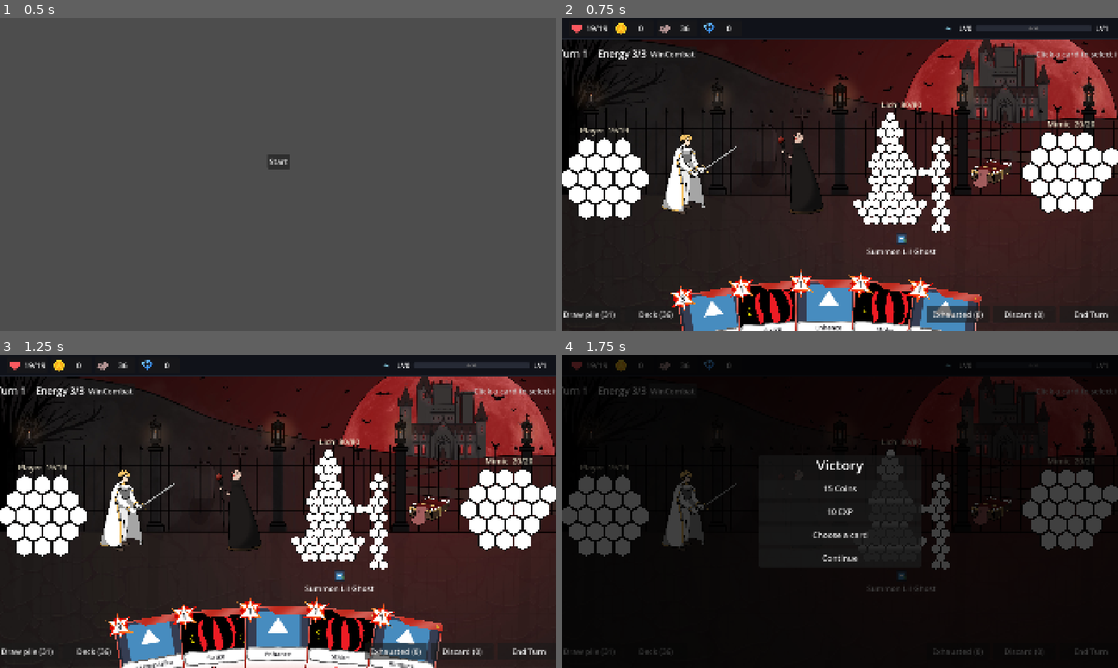
Above: before the commit, frames 1-4 (two rows, left to right).
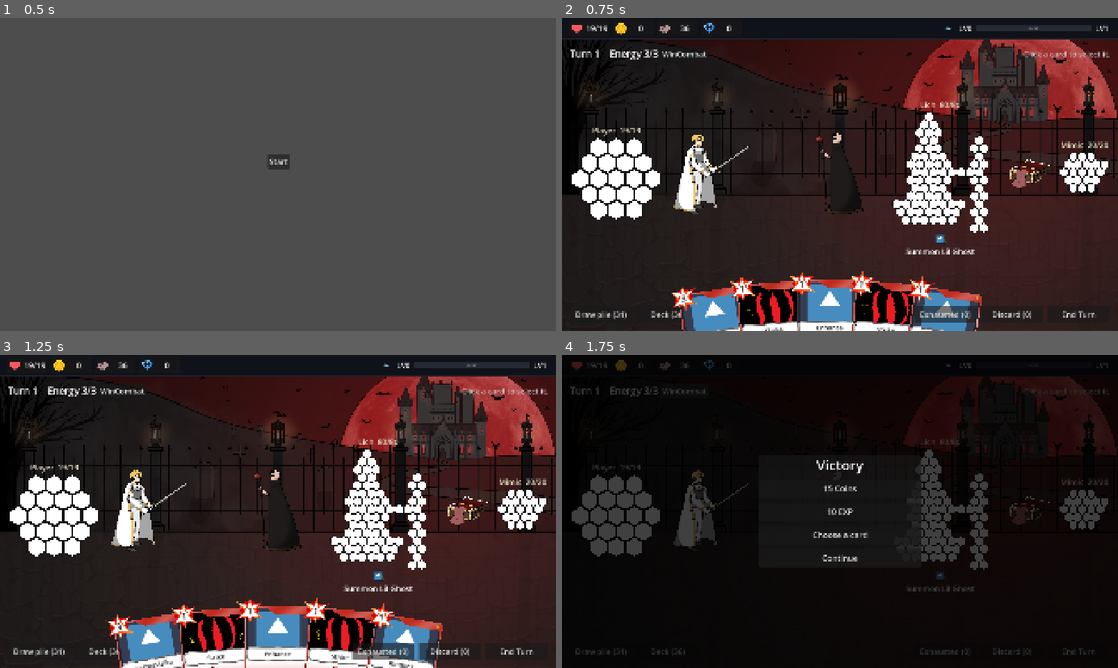
Above: after the commit, the same moments.

Repository: himaiayas/hex-sts
Game: Godot game, scene res://scenes/mainmenu.tscn
The game is run twice, just before and just after one commit, with the same random seed, the same clock (stepped at 60 frames per second) and the same inputs. The engine's default icon, where the game draws it, is replaced by a stand-in: a white triangle on a blue panel in a dark square.
Inputs:
- Up to frame 1 (0.5 s): no input
- Up to frame 2 (0.75 s): click "Start" at 0.5 s
- Up to frame 3 (1.25 s): no input
- Up to frame 4 (1.75 s): click "WinCombat" at 1.25 s

Frame 1 is identical in both runs. In frame 2, 15% of the frame differs, in the area x 0-100%, y 10-100%; in frame 3, 14%; in frame 4, 8.1%.

Commit message:
feat: shrink small minions and fit a crowded enemy row on screen

Diff:
--- a/scripts/combat/combat_scene.gd
+++ b/scripts/combat/combat_scene.gd
@@ -50,6 +50,8 @@
 @onready var _player_view: HealthGridView = %PlayerGrid
 @onready var _player_image: UnitImage = %PlayerImage
 @onready var _enemies_box: HBoxContainer = %Enemies
+@onready var _arena: HBoxContainer = $Margin/Layout/Arena
+@onready var _player_side: HBoxContainer = $Margin/Layout/Arena/Player
 @onready var _hand: HandView = %Hand
 @onready var _deck_button: Button = %DeckButton
 @onready var _draw_button: Button = %DrawPileButton
@@ -96,6 +98,7 @@
 	combat.enemy_spawned.connect(_on_enemy_spawned)
 	for enemy in combat.enemies:
 		_add_enemy(enemy)
+	_fit_enemies()
 
 	combat.animator = _animate
 	_busy = true
@@ -148,11 +151,54 @@
 	_intent_labels.insert(i, intent_label)
 
 
+## Shrinks the enemies' grids and sprites by the same factor until the row fits beside the player's side,
+## so a crowded fight (summons, Split) never pushes anything off screen. Enemies with shrinks = false
+## (the Lich) keep their size.
+func _fit_enemies() -> void:
+	var margin: MarginContainer = $Margin
+	var room := get_viewport_rect().size.x - margin.get_theme_constant("margin_left") - margin.get_theme_constant("margin_right") \
+		- _player_side.get_combined_minimum_size().x - 2 * _arena.get_theme_constant("separation")
+	var factor := 1.0
+	for attempt in 8:  # the grids' padding doesn't scale, so close in over a few tries
+		var widths := _enemies_width(factor)  # fixed, shrinking
+		if widths.x + widths.y <= room or widths.y <= 0.0:
+			break
+		factor *= maxf(0.1, (room - widths.x) / widths.y) * 0.98
+
+
+## The enemy row's width with the shrinking grids and sprites at factor of their own size:
+## x = the part that doesn't shrink (fixed enemies, gaps), y = the part that does.
+func _enemies_width(factor: float) -> Vector2:
+	var widths := Vector2.ZERO
+	var shown := 0
+	for i in combat.enemies.size():
+		var enemy := combat.enemies[i] as BaseEnemy
+		var view := _enemy_views[i]
+		var slot := _enemy_images[i].get_parent() as Control
+		var f := factor if enemy.shrinks else 1.0
+		view.scale_factor = enemy.grid_scale * f
+		view.refresh()
+		slot.custom_minimum_size = enemy.image_size * f
+		var side := view.get_parent() as HBoxContainer
+		if not side.visible:
+			continue
+		var width := slot.custom_minimum_size.x + view.custom_minimum_size.x
+		if enemy.shrinks:
+			widths.y += width
+		else:
+			widths.x += width
+		widths.x += side.get_theme_constant("separation")
+		shown += 1
+	widths.x += maxi(0, shown - 1) * _enemies_box.get_theme_constant("separation")
+	return widths
+
+
 ## A spawned enemy appears with a flash, in in_place_of's place if it has one.
 func _on_enemy_spawned(enemy: CombatUnit, in_place_of: CombatUnit) -> void:
 	_add_enemy(enemy)
 	if in_place_of:
 		_view_for(in_place_of).get_parent().hide()
+	_fit_enemies()
 	_flash_sprite(_sprite_for(enemy))
 
 
--- a/scripts/combat/ui/health_grid_view.gd
+++ b/scripts/combat/ui/health_grid_view.gd
@@ -63,6 +63,7 @@
 var _hover := NO_CELL
 var _origin := Vector2.ZERO
 var _hex := HEX_SIZE  # current hex radius
+var scale_factor := 1.0  # shrinks HEX_SIZE and MAX_GRID_SIZE: a small minion, or a crowded enemy row
 var _info_cell := NO_CELL  # tile under the mouse, for the info panels (any grid, clickable or not)
 var _info_power := -1  # index in unit.statuses of the power badge under the mouse
 var _info_timer := 0.0
@@ -104,7 +105,8 @@
 		min_p = Vector2.ZERO
 		max_p = Vector2.ZERO
 	var extent := max_p - min_p + Vector2(2.0, 2.0)  # plus one hex of padding each side
-	_hex = minf(HEX_SIZE, minf(MAX_GRID_SIZE.x / extent.x, MAX_GRID_SIZE.y / extent.y))
+	var fit := MAX_GRID_SIZE * scale_factor
+	_hex = minf(HEX_SIZE * scale_factor, minf(fit.x / extent.x, fit.y / extent.y))
 	min_p *= _hex
 	max_p *= _hex
 	for key in _particles:  # rebuilt at the new size by _sync_particles
--- a/scripts/enemies/base_enemy.gd
+++ b/scripts/enemies/base_enemy.gd
@@ -4,6 +4,8 @@
 var sprite: Texture2D
 var idle_frames: Array[Texture2D] = []  # looped instead of sprite when set (bosses)
 var image_size := Vector2(300, 300)  # the sprite's slot in combat
+var grid_scale := 1.0  # its grid's size; summoned minions are smaller (HealthGridView.scale_factor)
+var shrinks := true  # false: a crowded enemy row never shrinks it (the Lich stays the player's size)
 var tint := Color.WHITE  # multiplies the sprite, e.g. the Warewolf's Wolf form
 var companions: Array[CombatUnit] = []  # fought beside it from the start (the Lich's Mimic)
 ## Where its moves' hit images play, in global coords at 1920x1080. Empty = over the target's grid.
--- a/scripts/enemies/floor_2/lich/lich.gd
+++ b/scripts/enemies/floor_2/lich/lich.gd
@@ -51,6 +51,7 @@
 	statuses.append(RegenPower.new(REGEN))
 	mimic = Mimic.new(self)
 	companions = [mimic]
+	shrinks = false
 
 
 func _choose_actions() -> Array[BaseEnemyAction]:
--- a/scripts/enemies/floor_2/lich/lich_summon.gd
+++ b/scripts/enemies/floor_2/lich/lich_summon.gd
@@ -13,5 +13,6 @@
 func execute(combat: CombatState, owner: CombatUnit) -> void:
 	var ghost := LilGhost.new()
 	ghost.image_size = Vector2(150, 150)  # half the usual, to fit beside the Lich
+	ghost.grid_scale = 0.5
 	(owner as Lich).summons.append(ghost)
 	combat.spawn(ghost, owner, false)
--- a/scripts/enemies/floor_2/lich/mimic.gd
+++ b/scripts/enemies/floor_2/lich/mimic.gd
@@ -15,6 +15,7 @@
 	super("Mimic", CombatUnit.make_hex_health(coords))
 	sprite = preload("res://assets/enemies/floor_2/mimic.png")
 	image_size = Vector2(150, 150)  # half the usual
+	grid_scale = 0.5
 	_lich = weakref(lich)
 
 
